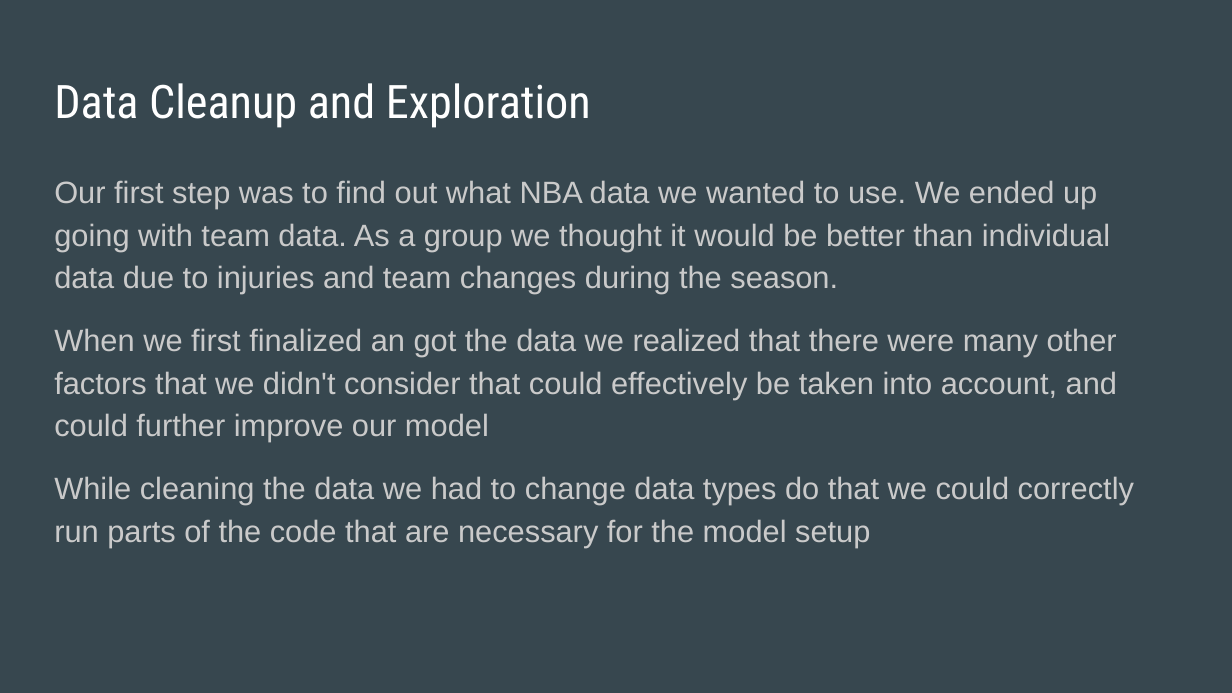
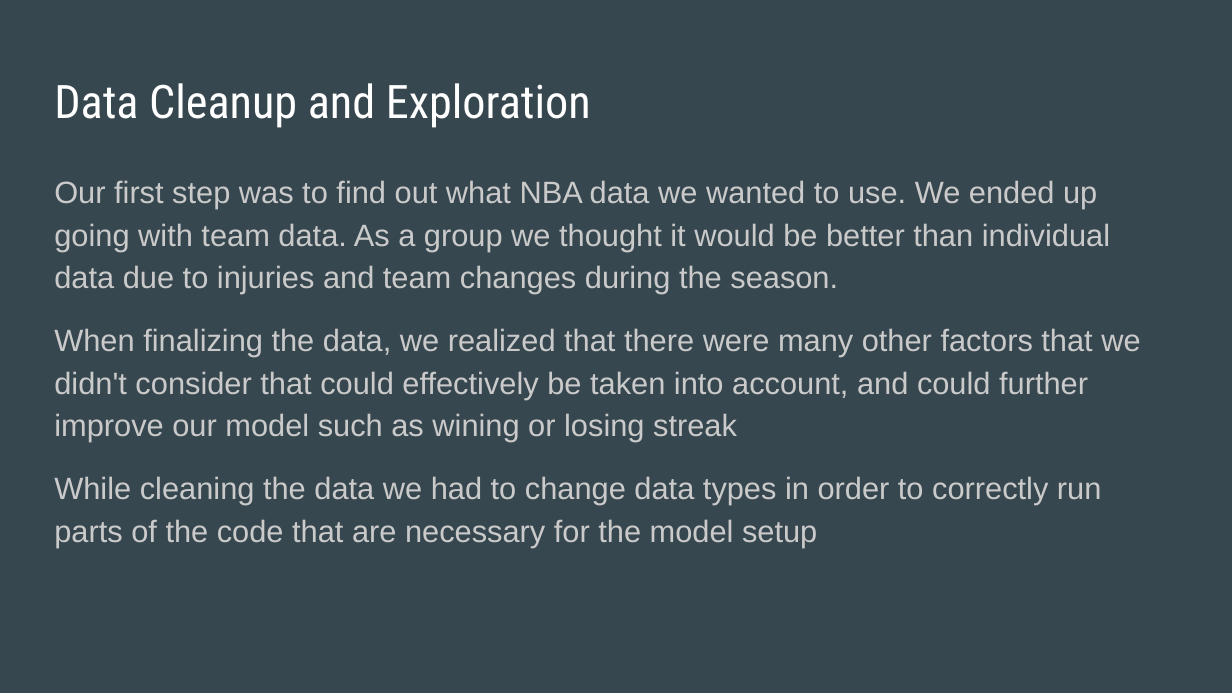
Before and after one commit to lchristij/NBA-ML-Project, a slide deck: slide 4 of NBA MAD MONEY.pptx. Drawn at 1232x693 pixels with LibreOffice and Linux fonts; fonts in the diff are those of the drawing. Boxes give left, top, right and bottom in pixels: in the first picture for what was removed or moved away, otherwise in the second. Text is boxed around its words. In the diff, an @@ line names an element or a change of style, - is before the commit and + after.

```diff
--- a/NBA MAD MONEY.pptx
+++ b/NBA MAD MONEY.pptx
@@ text at (54,328,1140,547): text changed @@
-When we first finalized an got the data we realized that there were many other factors that we didn't consider that could effectively be taken into account, and could further improve our model
-While cleaning the data we had to change data types do that we could correctly run parts of the code that are necessary for the model setup
+When finalizing the data, we realized that there were many other factors that we didn't consider that could effectively be taken into account, and could further improve our model such as wining or losing streak
+While cleaning the data we had to change data types in order to correctly run parts of the code that are necessary for the model setup
```
Also in this commit, not shown: 3 other slides changed.
